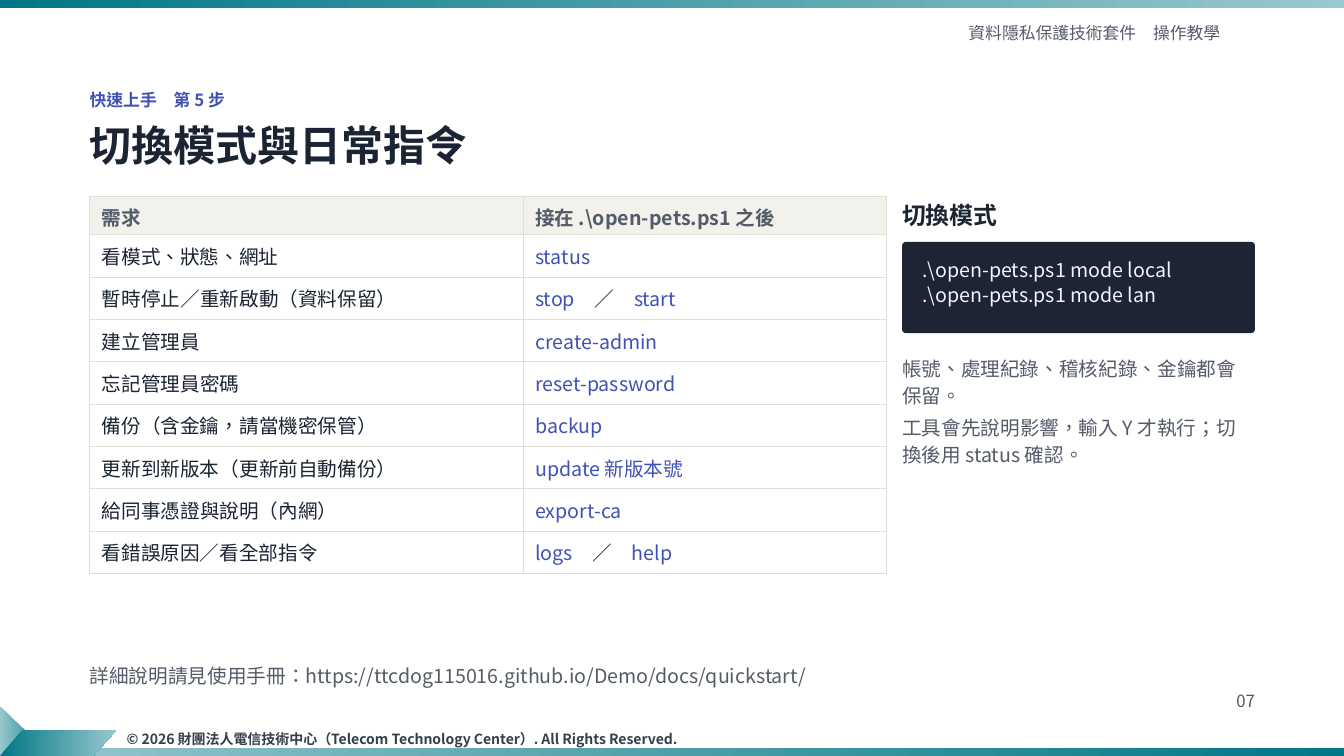
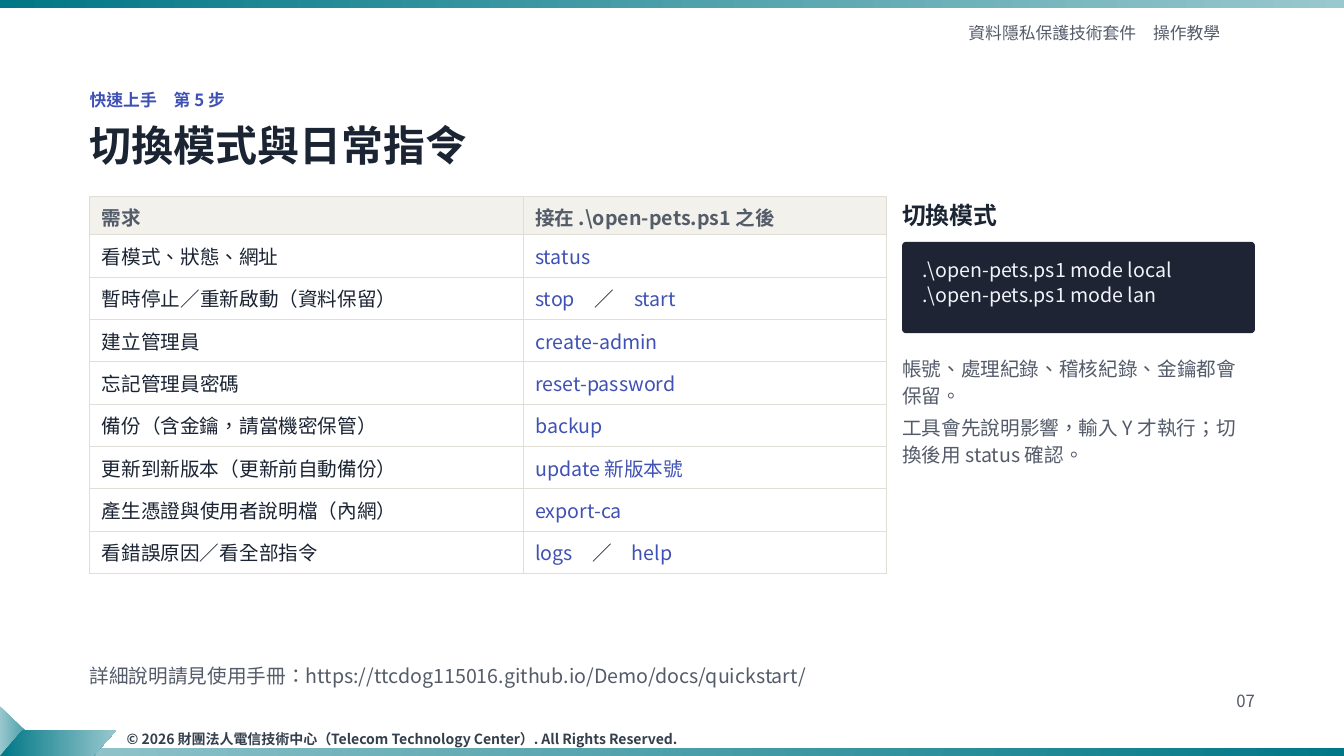
Before and after one commit to ttcdog115016/Demo, a slide deck: slide 7 of slides/資料隱私保護技術套件_操作教學_TTC樣板_v4.pptx. Drawn at 1344x756 pixels with LibreOffice and Linux fonts; fonts in the diff are those of the drawing; background and template pictures are left out. Boxes give left, top, right and bottom in pixels: in the first picture for what was removed or moved away, otherwise in the second. Text is boxed around its words. In the diff, an @@ line names an element or a change of style, - is before the commit and + after.

```diff
--- a/slides/資料隱私保護技術套件_操作教學_TTC樣板_v4.pptx
+++ b/slides/資料隱私保護技術套件_操作教學_TTC樣板_v4.pptx
@@ table at bbox=[90, 197, 886, 574] @@
-row 8, column 1: 給同事憑證與說明（內網）
+row 8, column 1: 產生憑證與使用者說明檔（內網）
```
Also in this commit, not shown: 12 other slides changed, 7 other files.
